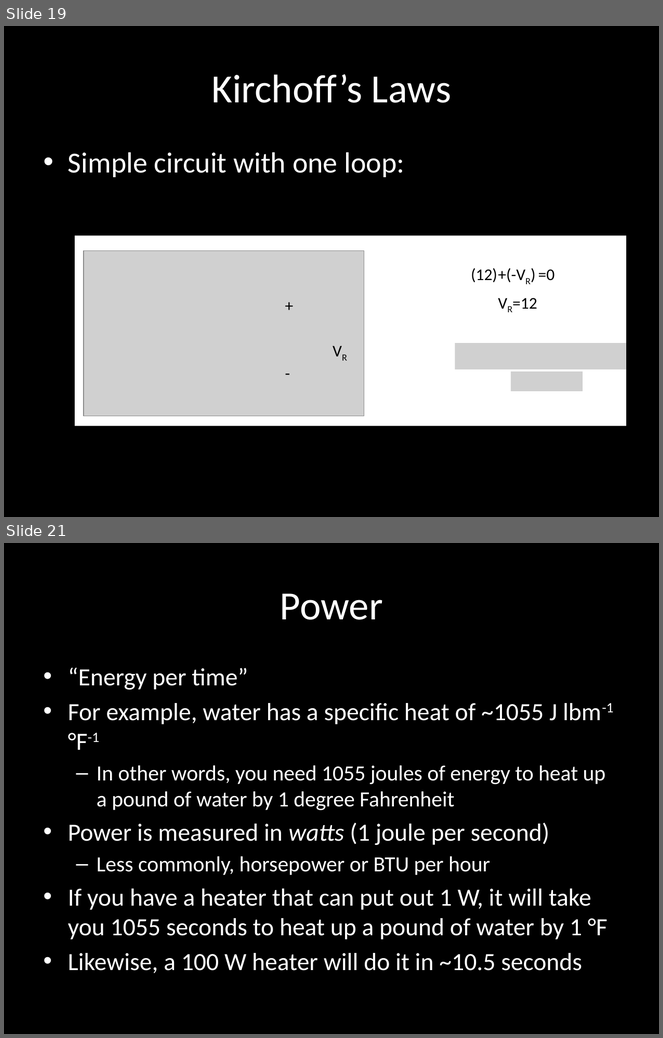
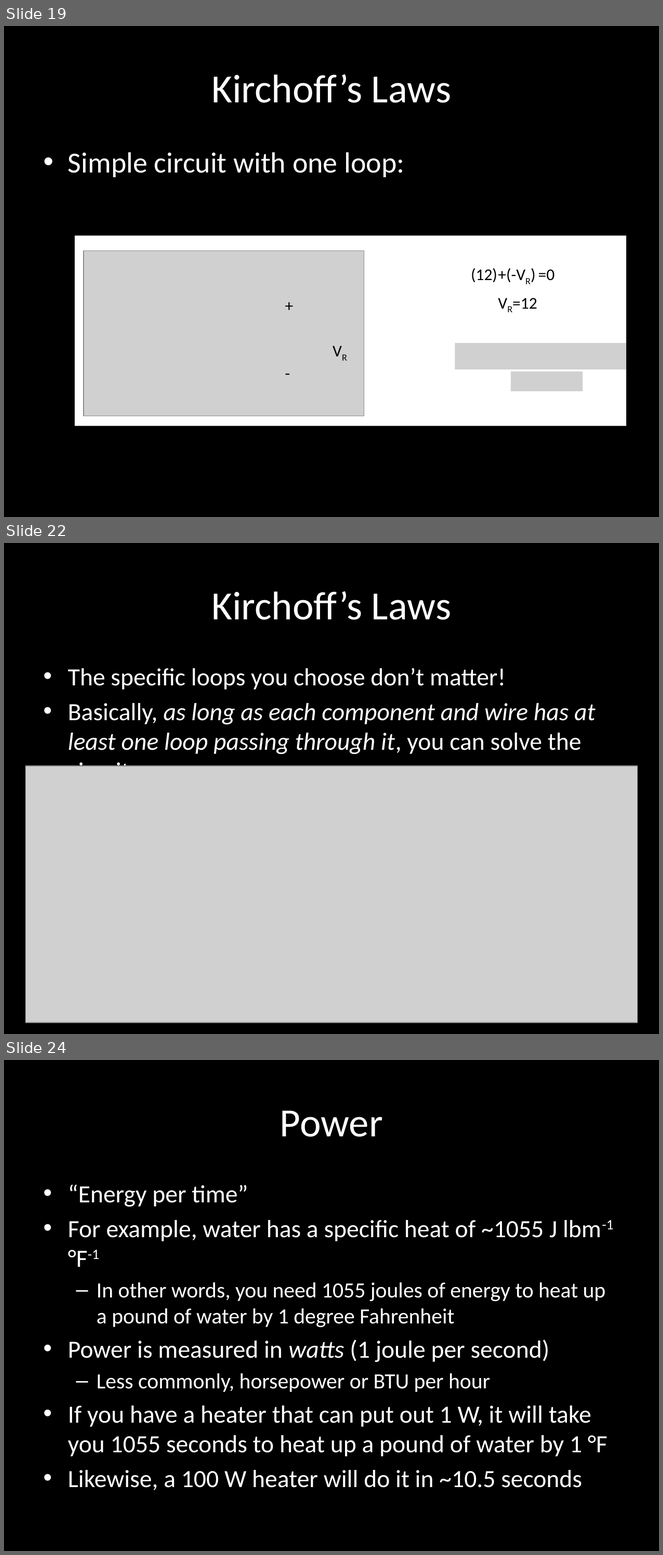
Before and after one commit to carlosgj/FRC-Training, a slide deck: Electronics 101.pptx. Shown one above the other, each under a label of ours: slides 19 and 21 before the commit, slides 19, 22 and 24 after it; the slides between them are not shown. The pictures are 663x1038 and 663x1555 pixels, drawn with LibreOffice and Linux fonts; fonts in the diff are those of the drawing; grey boxes stand for pictures; background and template pictures are left out. Boxes give left, top, right and bottom in pixels: in the first picture for what was removed or moved away, otherwise in the second. Text is boxed around its words. In the diff, an @@ line names an element or a change of style, - is before the commit and + after.

Commit message:
More electronics work (fleshed out Kirchoff, added LED stuff)

```diff
--- a/Electronics 101.pptx
+++ b/Electronics 101.pptx
@@ slide 22 added at box(4, 543, 659, 1034), background #000000 @@
@@ title added at box(211, 591, 451, 620), 44 pt, text #FFFFFF @@
+Kirchoff’s Laws
@@ text added at box(68, 668, 595, 767), 27.2 pt, text #FFFFFF @@
+• The specific loops you choose don’t matter!
+• Basically, as long as each component and wire has at least one loop passing through it, you can solve the circuit
@@ picture added at box(26, 767, 637, 1023) @@
@@ what was slide 21 is now slide 24 @@
```
Also in this commit, not shown: 6 slides changed, 6 other slides added, 1 slide removed, 1 other file.
